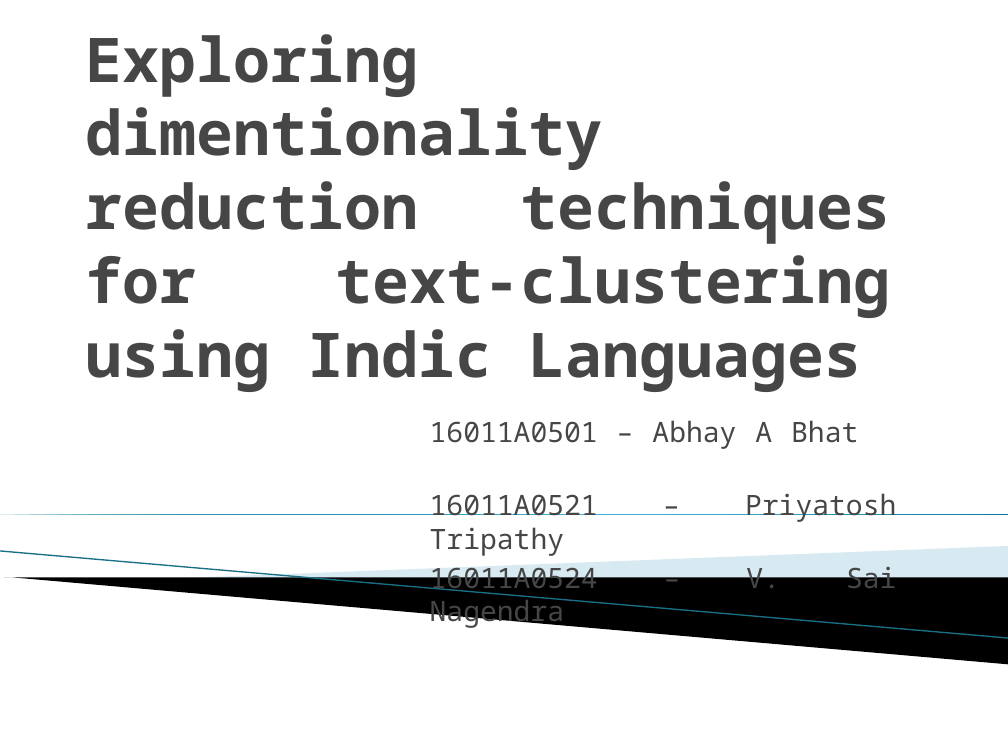
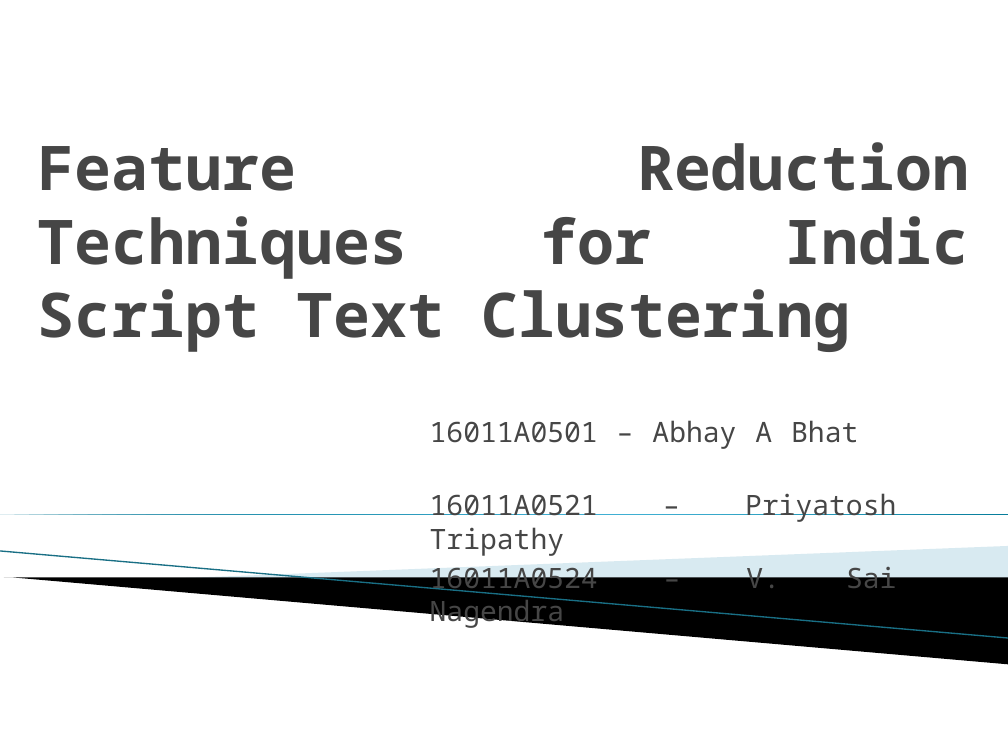
Before and after one commit to Ray784/mini_project, a slide deck: slide 1 of Project ppt.pptx. Drawn at 1008x756 pixels with LibreOffice and Linux fonts; fonts in the diff are those of the drawing; background and template pictures are left out. Boxes give left, top, right and bottom in pixels: in the first picture for what was removed or moved away, otherwise in the second. Text is boxed around its words. In the diff, an @@ line names an element or a change of style, - is before the commit and + after.

```diff
--- a/Project ppt.pptx
+++ b/Project ppt.pptx
@@ title at [38, 142, 970, 352]: text changed @@
-Exploring dimentionality reduction techniques for text-clustering using Indic Languages
+Feature Reduction Techniques for Indic Script Text Clustering
```
Also in this commit, not shown: 1 other slide changed, 4 slides added, 3 other files.
